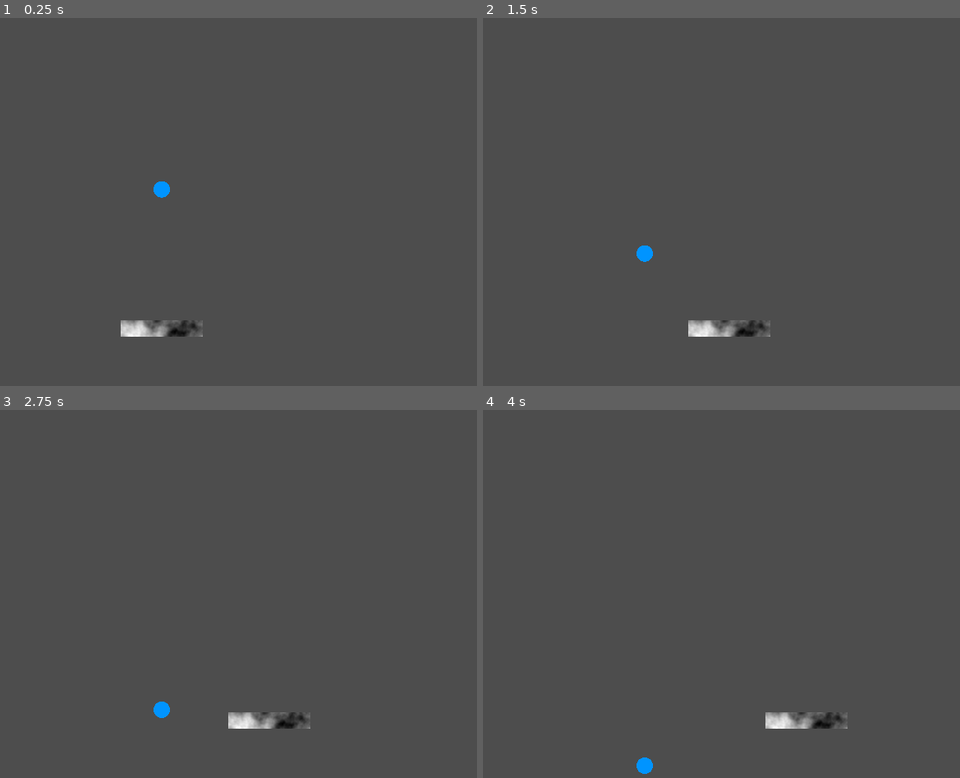
Above: before the commit, frames 1-4 (two rows, left to right).
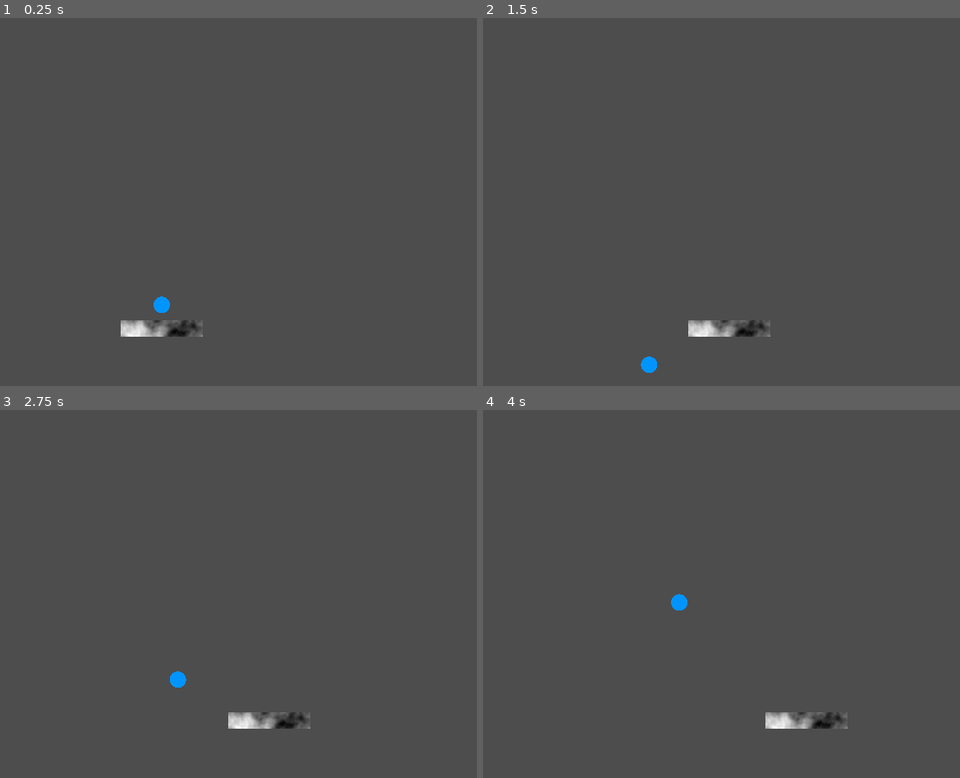
Above: after the commit, the same moments.

Repository: dadames/GMTK2024
Game: Godot game, scene res://Game/test_area.tscn
Same seed, same stepped clock (60 frames per second), same inputs: the game is played once before the commit and once after it. This scene is started directly instead of the project's main scene.
Inputs:
- Up to frame 1 (0.25 s): no input
- Up to frame 2 (1.5 s): hold Right (ui_right) 0.53-1.28 s; hold Left (ui_left) from 1.28 s (still down)
- Up to frame 3 (2.75 s): release Left (ui_left) at 2.03 s; hold Right (ui_right) from 2.03 s (still down)
- Up to frame 4 (4 s): release Right (ui_right) at 3.53 s; hold Left (ui_left) from 3.53 s (still down)

The runs differ from the first frame. In frame 1, 0.2% of the frame differs, in the area x 32-36%, y 44-81%; in frame 2, 0.2%; in frame 3, 0.2%; in frame 4, 0.2%.
Error before the commit: Invalid call. Nonexistent function 'getnormal' in base 'KinematicCollision2D'. (res://Game/Ball/ball.gd:13)

Commit message:
Update ball.gd

Diff:
--- a/Game/Ball/ball.gd
+++ b/Game/Ball/ball.gd
@@ -1,6 +1,6 @@
 extends CharacterBody2D
 
-const SPEED = 100
+const SPEED = 1000
 
 # Called when the node enters the scene tree for the first time.
 func _ready() -> void:
@@ -10,4 +10,4 @@
 func _process(delta: float) -> void:
 	var CollisionInfo := move_and_collide(velocity * delta)
 	if CollisionInfo:
-		velocity = velocity.bounce(CollisionInfo.getnormal())
+		velocity = velocity.bounce(CollisionInfo.get_normal())
